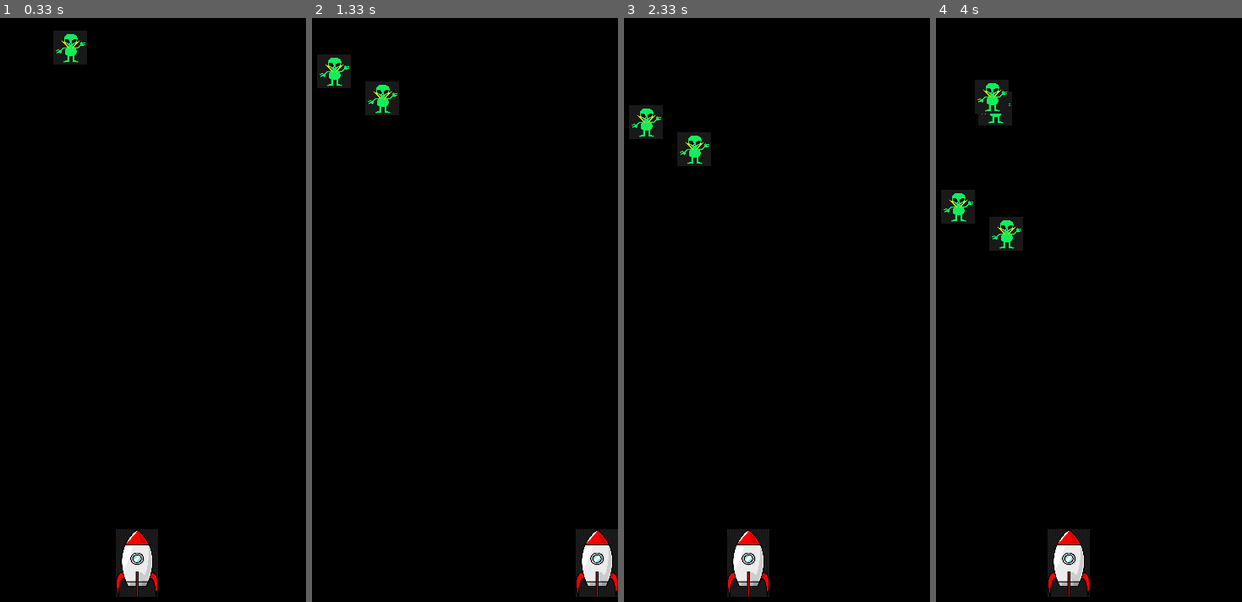
Above: before the commit, frames 1-4 (left to right).
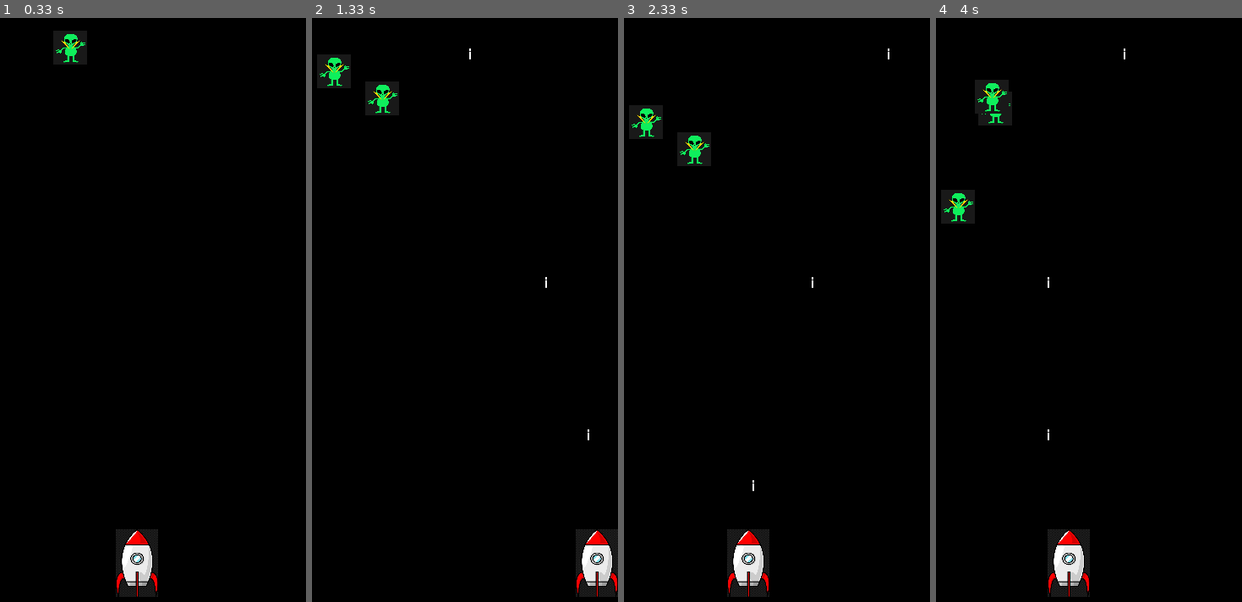
Above: after the commit, the same moments.

Repository: twoyu0830/Python_Practice
Game: pygame game, started from pygame_practice2.py
Same seed, same stepped clock (60 frames per second), same inputs: the game is played once before the commit and once after it.
Inputs:
- Up to frame 1 (0.33 s): no input
- Up to frame 2 (1.33 s): tap Space at 0.33, 0.73, 1.03, 1.23 s; hold Right 0.67-1.13 s; hold Right from 1.17 s (still down)
- Up to frame 3 (2.33 s): tap Space at 1.53, 1.73, 2.03, 2.3 s; release Right at 1.63 s; hold Left 1.67-2.2 s; hold Left from 2.23 s (still down)
- Up to frame 4 (4 s): tap Space at 2.6, 2.73, 3.03, 3.4, 3.7, 3.9 s; release Left at 2.63 s; hold Right 2.67-3.3 s; hold Left 3.33-3.8 s; hold Right from 3.83 s (still down)

Frame 1 is identical in both runs. In frame 2, less than 0.1% of the frame differs, in the area x 51-91%, y 5-73%; in frame 3, less than 0.1%; in frame 4, 0.7%, in the area x 17-62%, y 5-73%.

Commit message:
Shooting Game

Diff:
--- a/pygame_practice2.py
+++ b/pygame_practice2.py
@@ -1,6 +1,7 @@
 import pygame
 import random
 import time
+
 # 1. 게임 초기화
 pygame.init()
 
@@ -13,8 +14,6 @@
 
 # 3. 게임 내 필요한 설정
 clock = pygame.time.Clock()
-black = (0, 0, 0)
-k = 0
 
 class obj:
     def __init__(self):
@@ -49,13 +48,16 @@
 ss.y = size[1] - ss.sy - 10
 ss.move = 5
 
-
 left_go = False
 right_go = False
 space_go = False
 
 m_list = []
 a_list = []
+
+black = (0, 0, 0)
+k = 0
+
 # 4. 메인 이벤트
 SB = 0
 while SB == 0:
@@ -83,8 +85,6 @@
             elif event.key == pygame.K_SPACE:
                 space_go = False
 
-
-
     # 4-3. 입력, 시간에 따른 변화
     if left_go == True:
         ss.x -= ss.move
@@ -95,9 +95,7 @@
         if ss.x >= size[0] - ss.sx:
             ss.x = size[0] - ss.sx
 
-
-    k += 1
-    if space_go == True and k % 5 == 0:
+    if space_go == True and k % 6 == 0:
         mm = obj()
         mm.put_img('C:/Users/ygyg0/Google 드라이브/배움/python_practice/Images for Shooting Game/mm.jpg')
         mm.change_size(5, 15)
@@ -105,7 +103,7 @@
         mm.y = ss.y - mm.sy - 15
         mm.move = 15
         m_list.append(mm)
-
+    k += 1
     d_list = []
     for i in range(len(m_list)):
         m = m_list[i]
@@ -115,7 +113,6 @@
     for d in d_list:
         del m_list[d]
 
-
     if random.random() > 0.98:
         aa = obj()
         aa.put_img('C:/Users/ygyg0/Google 드라이브/배움/python_practice/Images for Shooting Game/aa.jpg')
@@ -124,7 +121,6 @@
         aa.y = 10
         aa.move = 1
         a_list.append(aa)
-
     d_list = []
     for i in range(len(a_list)):
         a = a_list[i]
@@ -140,7 +136,7 @@
         for j in range(len(a_list)):
             m = m_list[i]
             a = a_list[j]
-            if crash(m, a):
+            if crash(m, a) == True:
                 dm_list.append(i)
                 da_list.append(j)
     dm_list = list(set(dm_list))
@@ -160,17 +156,6 @@
             SB = 1
             time.sleep(1)
 
-
-
-
-
-
-
-
-
-
-
-
     # 4-4. 그리기
     screen.fill(black)
     ss.show()
@@ -179,7 +164,6 @@
     for a in a_list:
         a.show()
 
-
     # 4-5 업데이트
     pygame.display.flip()
 
